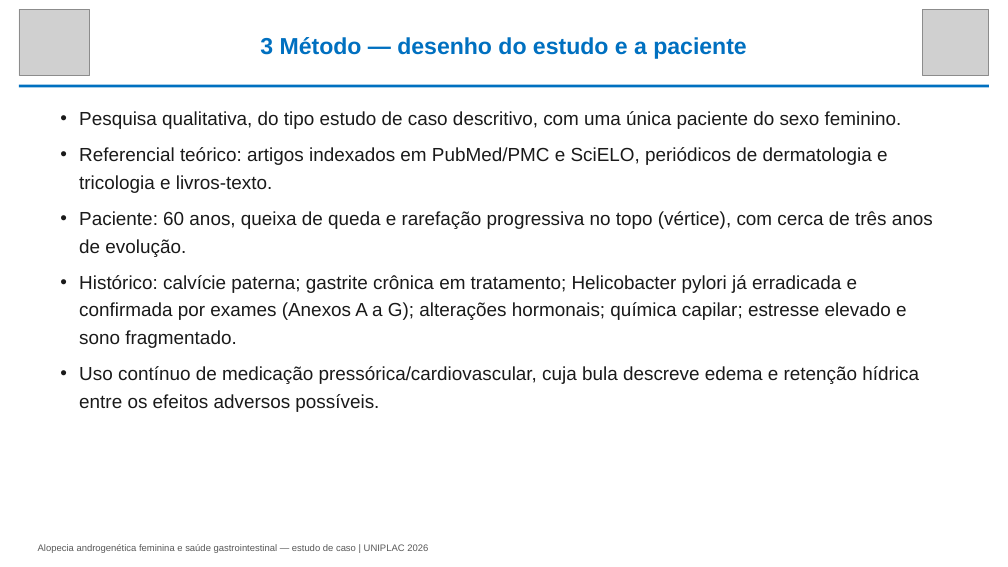
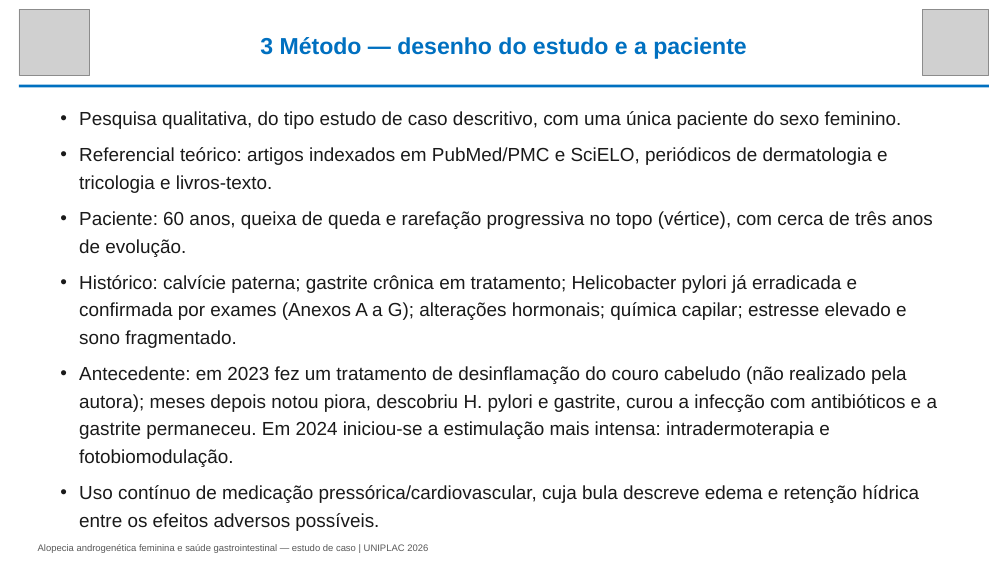
Before and after one commit to elson-vinicius-lopes/uniplac, a slide deck: slide 11 of resultados finais/estudo de caso/Alopecia-Androgenetica-Feminina-Estudo-de-Caso-REVISADO.pptx (slide 12 before the commit). Drawn at 1008x567 pixels with LibreOffice and Linux fonts; fonts in the diff are those of the drawing; grey boxes stand for pictures. Boxes give left, top, right and bottom in pixels: in the first picture for what was removed or moved away, otherwise in the second. Text is boxed around its words. In the diff, an @@ line names an element or a change of style, - is before the commit and + after.

```diff
--- a/resultados finais/estudo de caso/Alopecia-Androgenetica-Feminina-Estudo-de-Caso-REVISADO.pptx
+++ b/resultados finais/estudo de caso/Alopecia-Androgenetica-Feminina-Estudo-de-Caso-REVISADO.pptx
@@ text at [79, 366, 938, 467]: paragraph added @@
+• Antecedente: em 2023 fez um tratamento de desinflamação do couro cabeludo (não realizado pela autora); meses depois notou piora, descobriu H. pylori e gastrite, curou a infecção com antibióticos e a gastrite permaneceu. Em 2024 iniciou-se a estimulação mais intensa: intradermoterapia e fotobiomodulação.
```
Also in this commit, not shown: 4 other slides changed, 5 slides removed, 27 other files.
